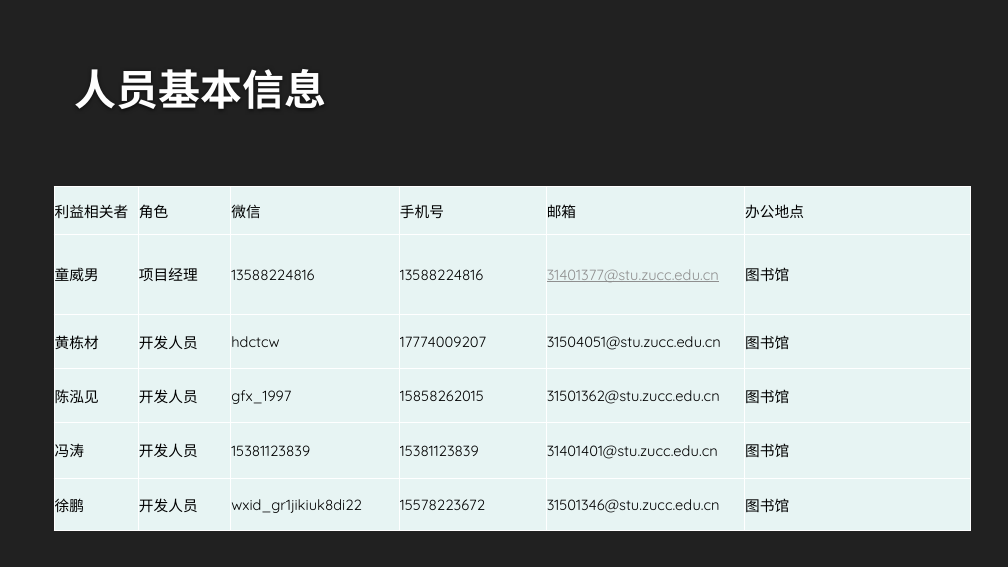
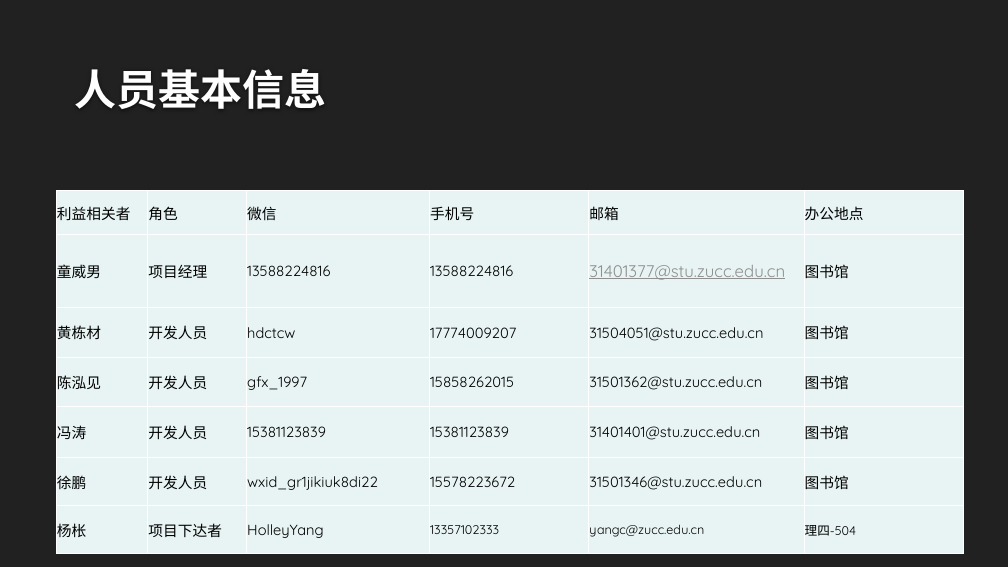
Before and after one commit to twn422/PRD2017, a slide deck: slide 15 of PRD-2017-G24/STW/受控文件/分析设计/需求工程计划-初步/需求工程计划.pptx. Drawn at 1008x567 pixels with LibreOffice and Linux fonts; fonts in the diff are those of the drawing; background and template pictures are left out. Boxes give left, top, right and bottom in pixels: in the first picture for what was removed or moved away, otherwise in the second. Text is boxed around its words. In the diff, an @@ line names an element or a change of style, - is before the commit and + after.

Commit message:
ppt最后的参考改成索引，相关者基本信息修改

```diff
--- a/PRD-2017-G24/STW/受控文件/分析设计/需求工程计划-初步/需求工程计划.pptx
+++ b/PRD-2017-G24/STW/受控文件/分析设计/需求工程计划-初步/需求工程计划.pptx
@@ table at box(56, 191, 964, 554) @@
+row 7: 杨枨 | 项目下达者 | HolleyYang | 13357102333 | yangc@zucc.edu.cn | 理四-504
@@ table: place and size @@
-table at box(54, 187, 971, 531)
+table at box(56, 191, 964, 554)
```
Also in this commit, not shown: 3 other slides changed, 1 other file.
